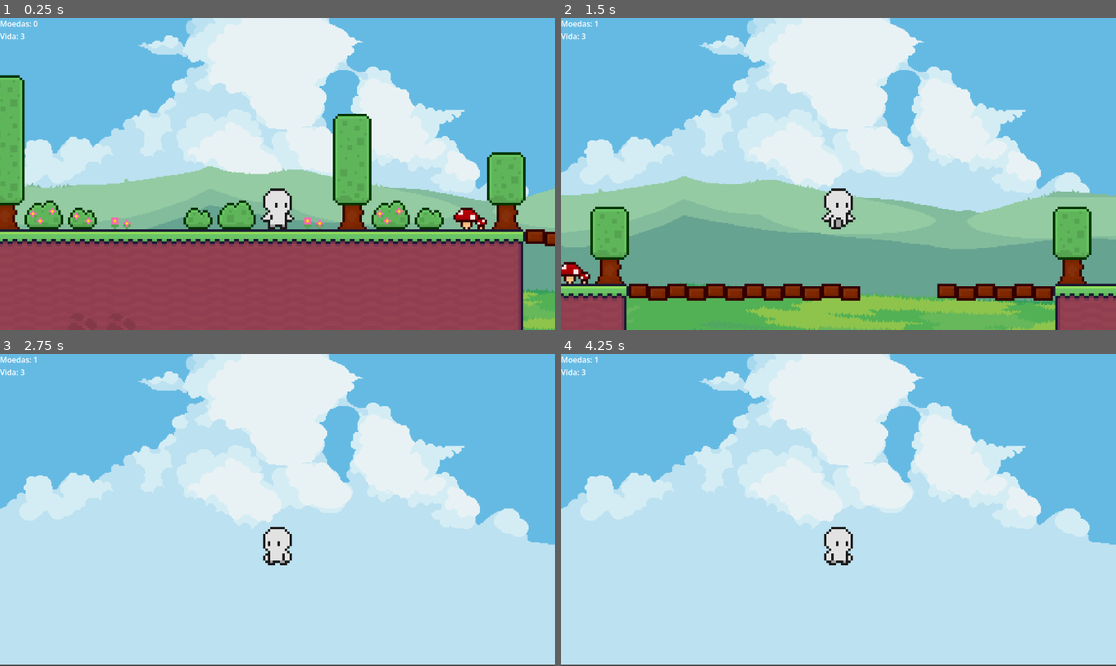
Above: before the commit, frames 1-4 (two rows, left to right).
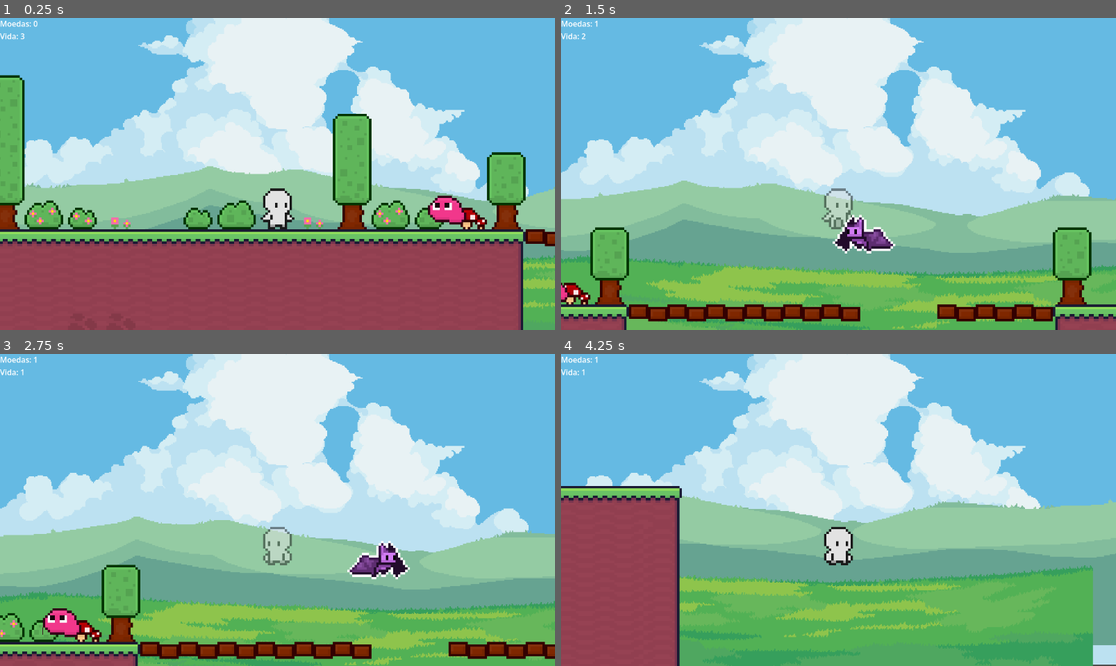
Above: after the commit, the same moments.

Repository: HeitorrFv/heitor-godote
Game: Godot game, scene res://cenas/fases/level_1.tscn
The game is run twice, just before and just after one commit, with the same random seed, the same clock (stepped at 60 frames per second) and the same inputs. The project has no main scene, so this scene is started directly.
Inputs:
- Up to frame 1 (0.25 s): no input
- Up to frame 2 (1.5 s): tap Enter (ui_accept) at 0.5, 0.6, 0.77, 1.07, 1.35 s; hold Right (ui_right) from 0.53 s (still down)
- Up to frame 3 (2.75 s): tap Enter (ui_accept) at 1.52, 1.82, 2.1 s; release Right (ui_right) at 2.03 s; hold Left (ui_left) from 2.03 s (still down)
- Up to frame 4 (4.25 s): release Left (ui_left) at 2.78 s; hold Right (ui_right) from 2.78 s (still down); tap Enter (ui_accept) at 2.85, 3.02, 3.32, 3.6, 3.77, 4.07 s

The runs differ from the first frame. In frame 1, 1.4% of the frame differs, in the area x 77-100%, y 56-100%; in frame 2, 21%; in frame 3, 43%; in frame 4, 51%, in the area x 0-100%, y 4-100%.

Commit message:
Atualização inimigos
Adição do morcego na fase;
Dano adicionado ao morcego com knockback;
Killblock no void.

Diff:
--- /dev/null
+++ b/novo-projeto-de-jogo-heitor/Bullet.tscn
@@ -0,0 +1,10 @@
+[gd_scene format=3 uid="uid://53qbl8guu0c8"]
+
+[ext_resource type="Script" uid="uid://qs8v606qju5j" path="res://bullet.gd" id="1_ayd6b"]
+
+[node name="Bullet" type="Area2D" unique_id=1277326188]
+script = ExtResource("1_ayd6b")
+
+[node name="Sprite2D" type="Sprite2D" parent="." unique_id=476592170]
+
+[node name="CollisionShape2D" type="CollisionShape2D" parent="." unique_id=2126421392]
--- /dev/null
+++ b/novo-projeto-de-jogo-heitor/Plant.tscn
@@ -0,0 +1,12 @@
+[gd_scene format=3 uid="uid://bkr4lmkujs7lp"]
+
+[ext_resource type="Script" uid="uid://cyh4w55mwkbie" path="res://character_body_2d.gd" id="1_w7rnh"]
+
+[node name="CharacterBody2D" type="CharacterBody2D" unique_id=99110462]
+script = ExtResource("1_w7rnh")
+
+[node name="Timer" type="Timer" parent="." unique_id=1934536057]
+wait_time = 3.0
+autostart = true
+
+[connection signal="timeout" from="Timer" to="." method="_on_timer_timeout"]
--- a/novo-projeto-de-jogo-heitor/cenas/fases/level_1.tscn
+++ b/novo-projeto-de-jogo-heitor/cenas/fases/level_1.tscn
@@ -5,6 +5,9 @@
 [ext_resource type="PackedScene" uid="uid://d3rv4w8bve255" path="res://cenas/player/Player.tscn" id="2_hbghi"]
 [ext_resource type="PackedScene" uid="uid://c41sxjeof2te3" path="res://cenas/parallax/parallax_background.tscn" id="3_hn12h"]
 [ext_resource type="PackedScene" uid="uid://brv62vitgqy8" path="res://cenas/hud/canvas_layer.tscn" id="4_ihfcg"]
+[ext_resource type="PackedScene" uid="uid://be762ddrn4uhp" path="res://cenas/inimigos/bat/bat.tscn" id="6_iaauu"]
+[ext_resource type="PackedScene" uid="uid://cop15feoqpjg0" path="res://cenas/inimigos/slime/slime.tscn" id="7_7ypd1"]
+[ext_resource type="PackedScene" uid="uid://00xyjml5rx0e" path="res://killzone.tscn" id="8_vvs04"]
 
 [sub_resource type="TileSetAtlasSource" id="TileSetAtlasSource_ihfcg"]
 texture = ExtResource("1_3hls8")
@@ -355,3 +358,12 @@
 [node name="ParallaxBackground" parent="." unique_id=376730479 instance=ExtResource("3_hn12h")]
 
 [node name="CanvasLayer" parent="." unique_id=719048754 instance=ExtResource("4_ihfcg")]
+
+[node name="Bat" parent="." unique_id=539757533 instance=ExtResource("6_iaauu")]
+position = Vector2(337, 602)
+
+[node name="Slime" parent="." unique_id=304033643 instance=ExtResource("7_7ypd1")]
+position = Vector2(192, 606)
+
+[node name="Killzone" parent="." unique_id=1479504135 instance=ExtResource("8_vvs04")]
+position = Vector2(317, 768)
--- a/novo-projeto-de-jogo-heitor/cenas/inimigos/bat/bat.gd
+++ b/novo-projeto-de-jogo-heitor/cenas/inimigos/bat/bat.gd
@@ -1,14 +1,64 @@
 extends CharacterBody2D
+
 const SPEED = 80.0
-var player = null # Variável vazia. O morcego não sabe onde o player está ainda.
+var player = null
+var can_chase = true # Controla se o morcego pode se mover e atacar
 
-func _physics_process(delta):
-	if player: # Se o player foi encontrado...
-		# direction_to calcula a matemática do ângulo exato até o jogador!
-		velocity = position.direction_to(player.position) * SPEED
+@onready var anim = $AnimatedSprite2D
+
+func _physics_process(_delta):
+	# Só se move se tiver avistado o player E não estiver no "tempo de descanso" do ataque
+	if player and can_chase:
+		var direction = position.direction_to(player.position)
+		velocity = direction * SPEED
+
+		# Vira o sprite para a direção do movimento
+		if direction.x != 0:
+			anim.flip_h = (direction.x < 0)
+
+		move_and_slide()
+	else:
+		# Se não puder perseguir, ele vai parando suavemente
+		velocity = velocity.move_toward(Vector2.ZERO, 5)
 		move_and_slide()
 
-# Sinal conectado da DetectionZone (Área gigante)
+# --- LÓGICA DE DETECÇÃO (Área de visão) ---
+
 func _on_detection_zone_body_entered(body):
 	if body.name == "Player":
-		player = body # Memoriza o corpo do player, ativando a perseguição!
+		player = body
+
+func _on_detection_zone_body_exited(body):
+	if body.name == "Player":
+		player = null
+
+# --- LÓGICA DE ATAQUE (Hitbox) ---
+
+func _on_hitbox_body_entered(body):
+	if body.name == "Player":
+		atacar_player(body)
+
+func atacar_player(body):
+	# Só ataca se o morcego não estiver em "cooldown" e o player tiver a função de dano
+	if can_check_attack(body):
+		body.take_damage(global_position)
+
+		# Para de perseguir para não ficar "girando" no centro do player
+		can_chase = false
+
+		# Tempo de espera até o próximo ataque (ajuste se quiser mais lento)
+		await get_tree().create_timer(1.0).timeout
+
+		# Volta a poder perseguir
+		can_chase = true
+
+		# VERIFICAÇÃO CONTÍNUA:
+		# Se após 1 segundo o player ainda estiver dentro dele, ataca de novo
+		var corpos_na_hitbox = $Hitbox.get_overlapping_bodies()
+		for corpo in corpos_na_hitbox:
+			if corpo.name == "Player":
+				atacar_player(corpo)
+
+# Função auxiliar para limpar o código do ataque
+func can_check_attack(body):
+	return can_chase and body.has_method("take_damage")
--- a/novo-projeto-de-jogo-heitor/cenas/inimigos/bat/bat.tscn
+++ b/novo-projeto-de-jogo-heitor/cenas/inimigos/bat/bat.tscn
@@ -25,6 +25,12 @@
 "speed": 5.0
 }]
 
+[sub_resource type="RectangleShape2D" id="RectangleShape2D_ol2e7"]
+size = Vector2(143, 96)
+
+[sub_resource type="RectangleShape2D" id="RectangleShape2D_anole"]
+size = Vector2(29, 15)
+
 [sub_resource type="CapsuleShape2D" id="CapsuleShape2D_ulak1"]
 radius = 8.0
 
@@ -37,10 +43,23 @@
 
 [node name="DetectionZone" type="Area2D" parent="." unique_id=449316571]
 
+[node name="CollisionShape2D" type="CollisionShape2D" parent="DetectionZone" unique_id=460423034]
+position = Vector2(-1, -1)
+shape = SubResource("RectangleShape2D_ol2e7")
+debug_color = Color(0.914169, 0.23753107, 0.43788058, 0.41960785)
+
 [node name="Hitbox" type="Area2D" parent="." unique_id=204256611]
 
+[node name="CollisionShape2D" type="CollisionShape2D" parent="Hitbox" unique_id=1001956833]
+position = Vector2(-0.5, -0.5)
+shape = SubResource("RectangleShape2D_anole")
+debug_color = Color(0.782398, 0.43582994, 0, 0.41960785)
+
 [node name="CollisionShape2D" type="CollisionShape2D" parent="." unique_id=1496826130]
+position = Vector2(-1, -1)
 rotation = 1.5707964
 shape = SubResource("CapsuleShape2D_ulak1")
+disabled = true
 
 [connection signal="body_entered" from="DetectionZone" to="." method="_on_detection_zone_body_entered"]
+[connection signal="body_entered" from="Hitbox" to="." method="_on_hitbox_body_entered"]
--- a/novo-projeto-de-jogo-heitor/cenas/parallax/parallax_background.tscn
+++ b/novo-projeto-de-jogo-heitor/cenas/parallax/parallax_background.tscn
@@ -48,7 +48,7 @@
 [node name="Parallax2D4" type="Parallax2D" parent="." unique_id=1717024187]
 scale = Vector2(1.5, 1.5)
 scroll_scale = Vector2(0.9, 0.9)
-scroll_offset = Vector2(649, 281)
+scroll_offset = Vector2(-854, 217)
 repeat_size = Vector2(863.955, 0)
 follow_viewport = false
 
--- a/novo-projeto-de-jogo-heitor/cenas/player/Player.gd
+++ b/novo-projeto-de-jogo-heitor/cenas/player/Player.gd
@@ -1,50 +1,69 @@
 extends CharacterBody2D
 
-@export var SPEED = 175.0 # Velocidade de movimento lateral
-@export var JUMP_FORCE = -200.0 # Força do pulo (Lembre-se: Negativo vai para CIMA)
-var gravity = 980.0 # Força da gravidade (Positivo puxa para BAIXO)
+@export var SPEED = 175.0
+@export var JUMP_FORCE = -200.0
+var gravity = 980.0
 
-# Pega a referência da nossa animação para podermos controlá-la
+# Variável para o player não levar dano seguido (0.5 segundos de paz)
+var is_taking_damage = false
+
 @onready var anim = $AnimatedSprite2D
 
-# A função _physics_process roda 60 vezes por segundo (é o coração da física)
-func _physics_process(delta):
-	# 1. Aplicar Gravidade se não estiver no chão (is_on_floor verifica o TileMap)
+func _physics_process(_delta):
+	# 1. Aplicar Gravidade
 	if not is_on_floor():
-		velocity.y += gravity * delta # Delta ajusta a queda para ser suave em qualquer PC
+		velocity.y += gravity * _delta
 
-	# 2. Pular se apertar a tecla Espaço/Seta para Cima (ui_accept) e estiver no chão
+	# 2. Pular
 	if Input.is_action_just_pressed("ui_accept") and is_on_floor():
 		velocity.y = JUMP_FORCE
 
 	# 3. Movimentar Esquerda/Direita
-	# get_axis retorna -1 (Esquerda), 1 (Direita) ou 0 (Parado)
 	var direction = Input.get_axis("ui_left", "ui_right")
 
-	if direction: # Se o jogador estiver apertando algum botão de andar...
-		velocity.x = direction * SPEED # Aplica a velocidade
-		anim.play("run") # Toca a animação "run"
-		anim.flip_h = (direction < 0) # Vira a imagem para a esquerda se direction for negativo
-	else: # Se soltou os botões...
-		velocity.x = move_toward(velocity.x, 0, SPEED) # Freia o personagem
-		anim.play("idle") # Toca a animação "idle"
+	# Só permite o controle normal se não estiver no meio de um knockback pesado
+	if direction:
+		velocity.x = direction * SPEED
+		anim.play("run")
+		anim.flip_h = (direction < 0)
+	else:
+		velocity.x = move_toward(velocity.x, 0, SPEED)
+		anim.play("idle")
 
-	# Aplica todas as velocidades configuradas acima e faz o personagem realmente se mover!
 	move_and_slide()
 
-# Adicione no final do script do Player.gd
+# --- FUNÇÃO DE DANO COM KNOCKBACK ---
+func take_damage(enemy_pos: Vector2):
+	if is_taking_damage: # Se já estiver no tempo de recuperação, ignora o novo dano
+		return
 
-func take_damage():
-	Global.health -= 1 # Tira 1 do Global.health
+	is_taking_damage = true
+	Global.health -= 1
 
-	if Global.health <= 0: # Se a vida chegar a zero ou menos...
-		die()              # ...chama a função de morte
+	# Lógica do Empurrão (Knockback)
+	var knockback_dir = (global_position - enemy_pos).normalized()
+	velocity = knockback_dir * 300.0
+	velocity.y = -150.0
 
+	# Feedback visual (transparência)
+	modulate.a = 0.5
+
+	if Global.health <= 0:
+		die()
+	else:
+		# Tempo de invulnerabilidade
+		await get_tree().create_timer(0.5).timeout
+		is_taking_damage = false
+		modulate.a = 1.0
+
+# --- FUNÇÃO DE MORTE (Chamada por inimigos ou Killzone) ---
 func die():
 	print("Game Over - O jogador morreu!")
-	Global.health = 3 # Reseta vida para a próxima tentativa
-	Global.coins = 0  # Opcional: faz o jogador perder as moedas ao morrer
 
-	# Recarrega a cena atual imediatamente (recomeça a fase)
-	# Mais tarde vamos mudar isso para ir para uma Tela de Game Over de verdade
-	get_tree().reload_current_scene()
+	# Resetamos as variáveis globais e locais antes de reiniciar
+	Global.health = 3
+	Global.coins = 0
+	is_taking_damage = false # Garante que o player não renasça transparente
+
+	# Reinicia a cena de forma segura (deferred)
+	get_tree().call_deferred("reload_current_scene")
--- a/novo-projeto-de-jogo-heitor/cenas/player/Player.tscn
+++ b/novo-projeto-de-jogo-heitor/cenas/player/Player.tscn
@@ -80,3 +80,4 @@
 [node name="Camera2D" type="Camera2D" parent="." unique_id=1736894384]
 position = Vector2(0, -16)
 zoom = Vector2(5, 5)
+limit_smoothed = true
--- /dev/null
+++ b/novo-projeto-de-jogo-heitor/killzone.gd
@@ -0,0 +1,7 @@
+extends Area2D
+
+func _on_body_entered(body: Node2D) -> void:
+	# Verificamos se quem caiu foi o Player
+	if body.name == "Player":
+		if body.has_method("die"):
+			body.die()
--- /dev/null
+++ b/novo-projeto-de-jogo-heitor/killzone.tscn
@@ -0,0 +1,15 @@
+[gd_scene format=3 uid="uid://00xyjml5rx0e"]
+
+[ext_resource type="Script" uid="uid://c4pb2m2tad58d" path="res://killzone.gd" id="1_3brf5"]
+
+[sub_resource type="RectangleShape2D" id="RectangleShape2D_3brf5"]
+size = Vector2(1746, 68)
+
+[node name="Killzone" type="Area2D" unique_id=1479504135]
+script = ExtResource("1_3brf5")
+
+[node name="CollisionShape2D" type="CollisionShape2D" parent="." unique_id=334917615]
+position = Vector2(18, 24)
+shape = SubResource("RectangleShape2D_3brf5")
+
+[connection signal="body_entered" from="." to="." method="_on_body_entered"]
--- a/novo-projeto-de-jogo-heitor/planta.tscn
+++ /dev/null
@@ -1,21 +0,0 @@
-[gd_scene format=3 uid="uid://c1qv5jd6hdn4i"]
-
-[ext_resource type="Script" uid="uid://74ogji4cyfen" path="res://character_body_2d.gd" id="1_wh65v"]
-
-[sub_resource type="RectangleShape2D" id="RectangleShape2D_jgas5"]
-
-[sub_resource type="SpriteFrames" id="SpriteFrames_wh65v"]
-
-[node name="Plant" type="CharacterBody2D" unique_id=911274458]
-script = ExtResource("1_wh65v")
-
-[node name="Timer" type="Timer" parent="." unique_id=1165213815]
-autostart = true
-
-[node name="CollisionShape2D" type="CollisionShape2D" parent="." unique_id=330905906]
-shape = SubResource("RectangleShape2D_jgas5")
-
-[node name="AnimatedSprite2D" type="AnimatedSprite2D" parent="." unique_id=1854350430]
-sprite_frames = SubResource("SpriteFrames_wh65v")
-
-[connection signal="timeout" from="Timer" to="." method="_on_timer_timeout"]
Not shown, changed: novo-projeto-de-jogo-heitor/bullet.gd.uid
Not shown, changed: novo-projeto-de-jogo-heitor/character_body_2d.gd.uid
Not shown, added: novo-projeto-de-jogo-heitor/killzone.gd.uid
